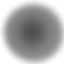
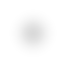
The second 64 × 64 image is a revision of the first. Changes to its layers:
added layer "Taso #1" above "Taso" over [9, 9, 57, 57]
hid "Taso" over [0, 0, 64, 64]
